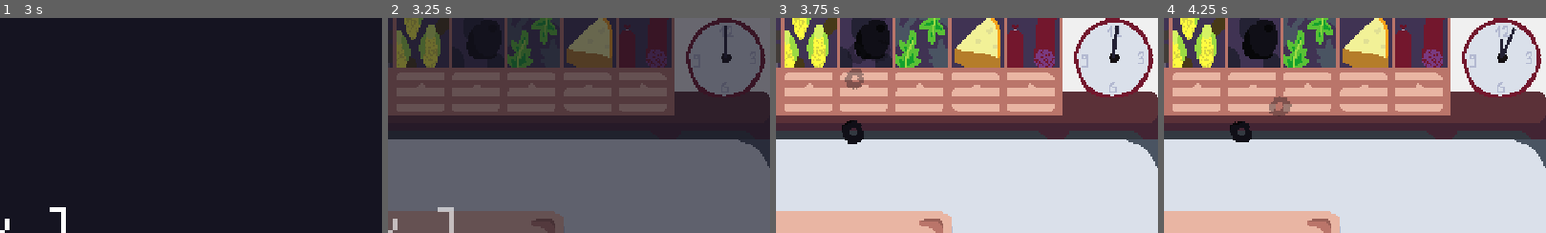
Above: before the commit, frames 1-4 (left to right).
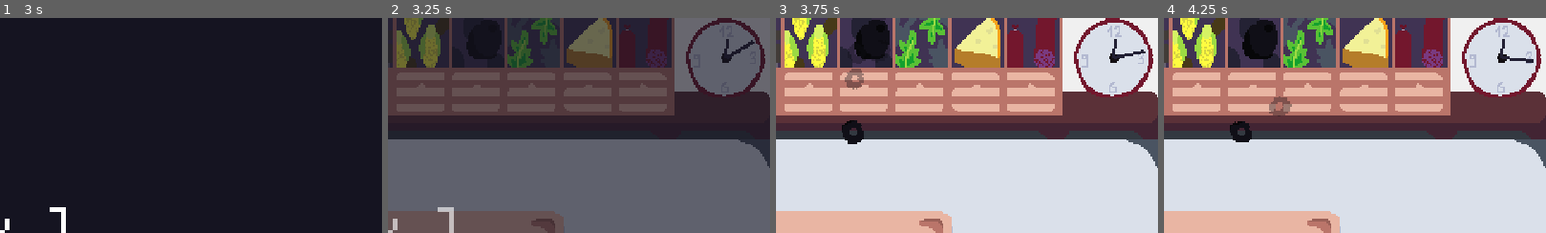
Above: after the commit, the same moments.

Repository: martindzejky/pizza-game
Game: Godot game, scene res://scenes/start.tscn
Two runs of this game, one before a commit and one after it. Both use one fixed random seed, a clock stepped at 60 frames per second and the inputs below.
Inputs (mouse positions are % of the whole screen's width and height, from its top left):
- Up to frame 1 (3 s): click "Start" at 0.5 s; click "Start" at 1.25 s; tap Enter at 2 s; move the mouse to (72, 45) at 2.02 s; click (72, 45) at 2.17 s; tap Space at 2.75 s; move the mouse to (30, 55) at 2.77 s; click (30, 55) at 2.92 s
- Up to frame 2 (3.25 s): no input
- Up to frame 3 (3.75 s): move the mouse to (60, 28) at 3.52 s; click (60, 28) at 3.67 s
- Up to frame 4 (4.25 s): no input
The pictures show only the part of the screen within x 50-100%, y 2-52%; the shares and areas given below are measured in that part.

Frame 1 is identical in both runs. In frame 2, 0.2% of the frame differs, in the area x 88-96%, y 3-18%; in frame 3, 0.2%; in frame 4, 0.3%, in the area x 88-97%, y 4-21%.

Commit message:
add an animation for the clock when the day is coming to an end

Diff:
--- a/objects/clock/clock.tscn
+++ b/objects/clock/clock.tscn
@@ -35,6 +35,20 @@
 "update": 0,
 "values": [-1.5708, 4.71239]
 }
+tracks/1/type = "method"
+tracks/1/imported = false
+tracks/1/enabled = true
+tracks/1/path = NodePath("../dayNearEndAnimation")
+tracks/1/interp = 1
+tracks/1/loop_wrap = true
+tracks/1/keys = {
+"times": PackedFloat32Array(149.9),
+"transitions": PackedFloat32Array(1),
+"values": [{
+"args": ["dayNearEnd"],
+"method": &"play"
+}]
+}
 
 [sub_resource type="AnimationLibrary" id="AnimationLibrary_p5udu"]
 _data = {
@@ -76,7 +90,7 @@
 tracks/1/type = "method"
 tracks/1/imported = false
 tracks/1/enabled = true
-tracks/1/path = NodePath("scaleAnimation")
+tracks/1/path = NodePath("../scaleAnimation")
 tracks/1/interp = 1
 tracks/1/loop_wrap = true
 tracks/1/keys = {
@@ -94,6 +108,21 @@
 "largeHand": SubResource("Animation_u8gft")
 }
 
+[sub_resource type="Animation" id="Animation_hynpd"]
+length = 0.001
+tracks/0/type = "value"
+tracks/0/imported = false
+tracks/0/enabled = true
+tracks/0/path = NodePath(".:scale")
+tracks/0/interp = 1
+tracks/0/loop_wrap = true
+tracks/0/keys = {
+"times": PackedFloat32Array(0),
+"transitions": PackedFloat32Array(1),
+"update": 0,
+"values": [Vector2(1, 1)]
+}
+
 [sub_resource type="Animation" id="Animation_g54b3"]
 resource_name = "scale"
 length = 0.3
@@ -110,41 +139,65 @@
 "values": [Vector2(1.2, 1.2), Vector2(1, 1)]
 }
 
-[sub_resource type="Animation" id="Animation_hynpd"]
-length = 0.001
-tracks/0/type = "value"
-tracks/0/imported = false
-tracks/0/enabled = true
-tracks/0/path = NodePath(".:scale")
-tracks/0/interp = 1
-tracks/0/loop_wrap = true
-tracks/0/keys = {
-"times": PackedFloat32Array(0),
-"transitions": PackedFloat32Array(1),
-"update": 0,
-"values": [Vector2(1, 1)]
-}
-
 [sub_resource type="AnimationLibrary" id="AnimationLibrary_o76gd"]
 _data = {
 "RESET": SubResource("Animation_hynpd"),
 "scale": SubResource("Animation_g54b3")
 }
 
+[sub_resource type="Animation" id="Animation_hkbiu"]
+resource_name = "dayNearEnd"
+loop_mode = 1
+tracks/0/type = "value"
+tracks/0/imported = false
+tracks/0/enabled = true
+tracks/0/path = NodePath("clock-object:position")
+tracks/0/interp = 2
+tracks/0/loop_wrap = true
+tracks/0/keys = {
+"times": PackedFloat32Array(0, 0.5),
+"transitions": PackedFloat32Array(1, 1),
+"update": 0,
+"values": [Vector2(0, 0), Vector2(0, 4)]
+}
+
+[sub_resource type="Animation" id="Animation_aksvf"]
+length = 0.001
+tracks/0/type = "value"
+tracks/0/imported = false
+tracks/0/enabled = true
+tracks/0/path = NodePath("clock-object:position")
+tracks/0/interp = 1
+tracks/0/loop_wrap = true
+tracks/0/keys = {
+"times": PackedFloat32Array(0),
+"transitions": PackedFloat32Array(1),
+"update": 0,
+"values": [Vector2(0, 0)]
+}
+
+[sub_resource type="AnimationLibrary" id="AnimationLibrary_erygo"]
+_data = {
+"RESET": SubResource("Animation_aksvf"),
+"dayNearEnd": SubResource("Animation_hkbiu")
+}
+
 [node name="clock" type="Node2D"]
+
+[node name="clock-object" type="Node2D" parent="."]
 script = ExtResource("1_oip3x")
 
-[node name="sprite" type="Sprite2D" parent="."]
+[node name="sprite" type="Sprite2D" parent="clock-object"]
 texture = ExtResource("1_obsir")
 
-[node name="smallHand" type="Sprite2D" parent="."]
+[node name="smallHand" type="Sprite2D" parent="clock-object"]
 rotation = -1.5708
 scale = Vector2(0.621247, 1)
 texture = ExtResource("2_2vbsq")
 centered = false
 offset = Vector2(0, -1)
 
-[node name="largeHand" type="Sprite2D" parent="."]
+[node name="largeHand" type="Sprite2D" parent="clock-object"]
 rotation = -1.5708
 texture = ExtResource("2_2vbsq")
 centered = false
@@ -156,20 +209,32 @@
 autostart = true
 
 [node name="smallHandAnimation" type="AnimationPlayer" parent="."]
+process_mode = 3
+root_node = NodePath("../clock-object")
 autoplay = "smallHand"
 libraries = {
 "": SubResource("AnimationLibrary_p5udu")
 }
 
 [node name="largeHandAnimation" type="AnimationPlayer" parent="."]
+process_mode = 3
+root_node = NodePath("../clock-object")
 autoplay = "largeHand"
 libraries = {
 "": SubResource("AnimationLibrary_a72jf")
 }
 
 [node name="scaleAnimation" type="AnimationPlayer" parent="."]
+process_mode = 3
+root_node = NodePath("../clock-object")
 libraries = {
 "": SubResource("AnimationLibrary_o76gd")
 }
 
-[connection signal="timeout" from="timer" to="." method="_on_timer_timeout"]
+[node name="dayNearEndAnimation" type="AnimationPlayer" parent="."]
+process_mode = 3
+libraries = {
+"": SubResource("AnimationLibrary_erygo")
+}
+
+[connection signal="timeout" from="timer" to="clock-object" method="_on_timer_timeout"]
Not shown: 1 places in objects/clock/clock.tscn that only renumber resources
